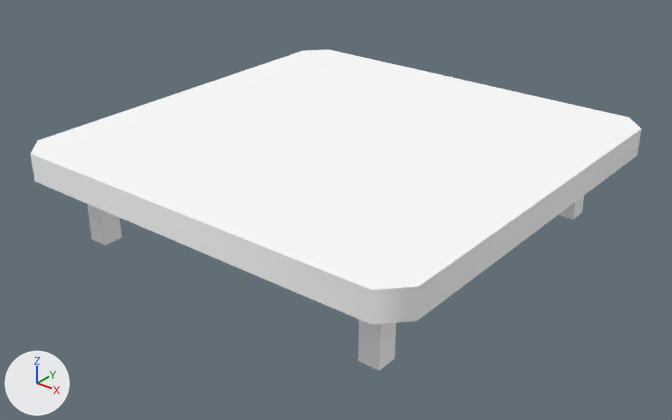
Renders of the glTF model public/3d/item/model__item__room.ofs_3844_0/3844kg3_ser25.gltf from each side of a commit.
Both versions are drawn from a camera (50 mm lens) standing at (2.33, -2.97, 1.9) and looking at (0.01, -0.07, 0.11). The lights are fixed; the arrows at lower left show +X, +Y and +Z. The first picture is the older version.

Names of what the first picture shows: '3844kg3_ser25'.
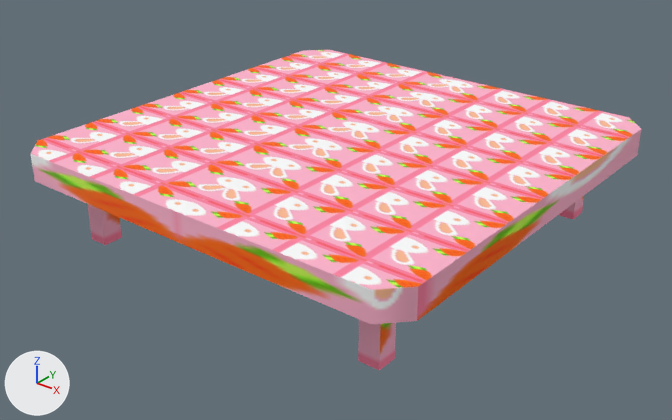
Changed parts and their boxes [x1, y1, x2, y2] in the pictures (672 x 420 px):
'3844kg3_ser25', surface changed (white to pink): [31, 50, 641, 371] in both

What the commit changed:
Picture 'ser25_0' (img_ser25_0) is new.
In material 'ser25_0' (mat_ser25_0), base_color is no longer (1.0, 1.0, 1.0), white #ffffff.
In material 'ser25_0' (mat_ser25_0), texture is now set to img_ser25_0.
